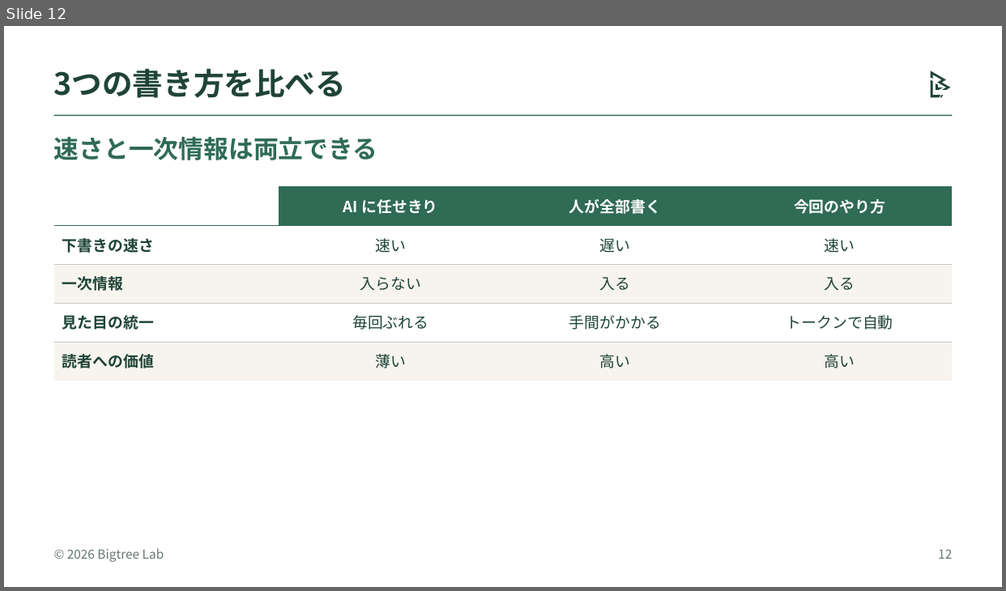
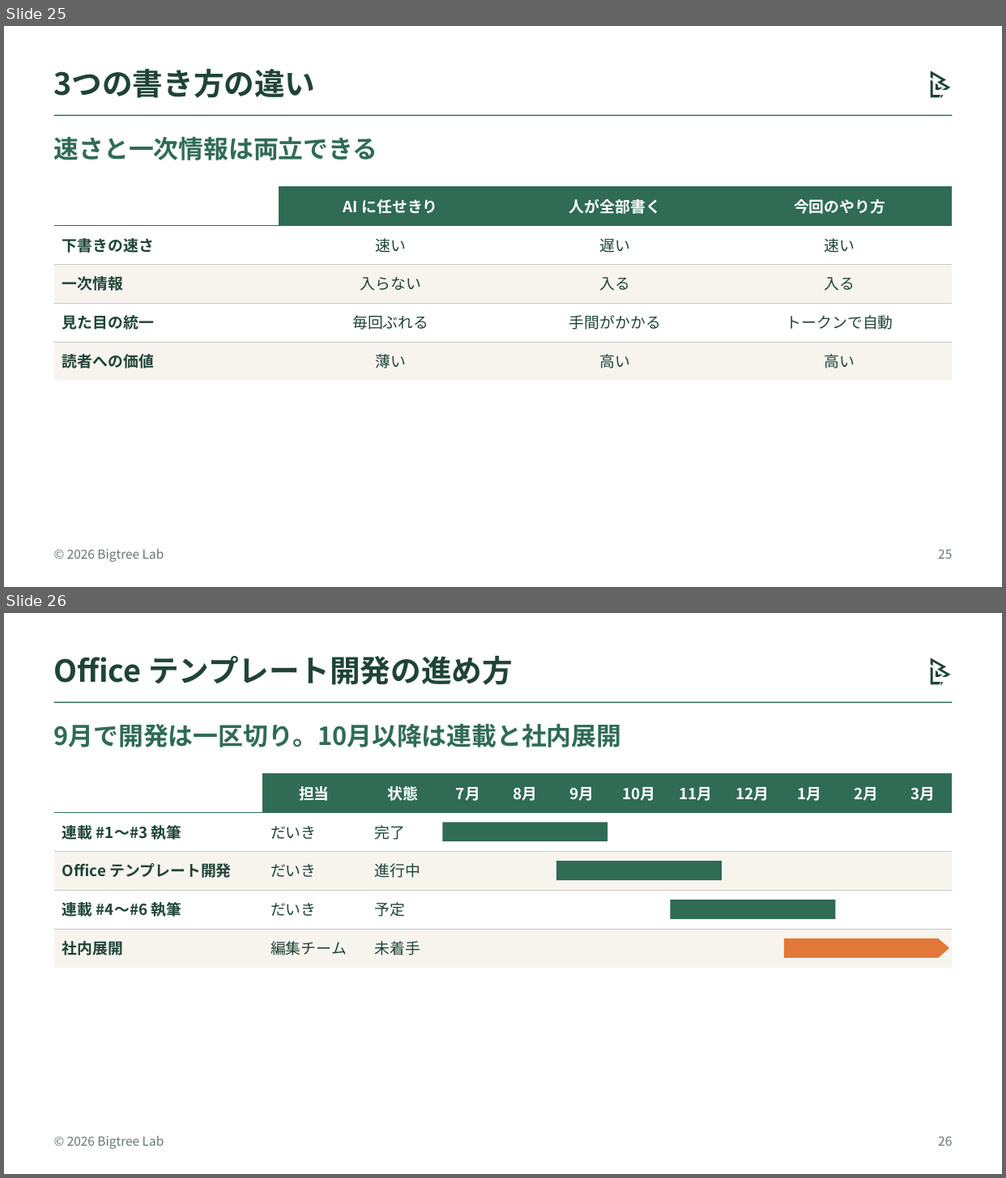
Before and after one commit to bigtree1984/office_3_apps_with_claude, a slide deck: bigtree/samples/bigtree_lab_tables.pptx. Shown one above the other, each under a label of ours: slide 12 before the commit, slides 25 and 26 after it. The pictures are 1006x591 and 1006x1178 pixels, drawn with LibreOffice and Linux fonts; fonts in the diff are those of the drawing. Boxes give left, top, right and bottom in pixels: in the first picture for what was removed or moved away, otherwise in the second. Text is boxed around its words. In the diff, an @@ line names an element or a change of style, - is before the commit and + after.

```diff
--- a/bigtree/samples/bigtree_lab_tables.pptx
+++ b/bigtree/samples/bigtree_lab_tables.pptx
@@ slide 26 added at box(4, 613, 1002, 1174), background #FFFFFF; not listed: 3 template elements that a slide beside it also shows @@
@@ title added at box(54, 656, 513, 685), 22 pt, text #1F4437, bold @@
+Office テンプレート開発の進め方
@@ text added at box(54, 724, 622, 747), 18 pt, text #2F6B55, bold @@
+9月で開発は一区切り。10月以降は連載と社内展開
@@ table added at box(54, 773, 952, 967), 5 rows, 12 columns @@
+タスク | 担当 | 状態 | 7月 | 8月 | 9月 | 10月 | 11月 | 12月 | 1月 | 2月 | 3月
+連載 #1〜#3 執筆 | だいき | 完了 |  |  |  |  |  |  |  |  | 
+Office テンプレート開発 | だいき | 進行中 |  |  |  |  |  |  |  |  | 
+連載 #4〜#6 執筆 | だいき | 予定 |  |  |  |  |  |  |  |  | 
+社内展開 | 編集チーム | 未着手 |  |  |  |  |  |  |  |  | 
@@ rectangle added at box(442, 823, 607, 841), fill #2F6B55 @@
@@ rectangle added at box(556, 862, 722, 880), fill #2F6B55 @@
@@ rectangle added at box(671, 901, 836, 919), fill #2F6B55 @@
@@ freeform shape added at box(784, 939, 950, 957), fill #E2773A @@
@@ page number added at box(938, 1136, 952, 1146), 9 pt, text #66776F @@
+26
@@ what was slide 12 is now slide 25 @@
@@ slide 25 changed as well @@
@@ title at box(54, 69, 316, 98): text changed @@
-3つの書き方を比べる
+3つの書き方の違い
@@ page number at box(938, 549, 952, 559): text changed @@
-12
+25
```
Also in this commit, not shown: 3 other slides changed, 13 other slides added, 13 other files.
